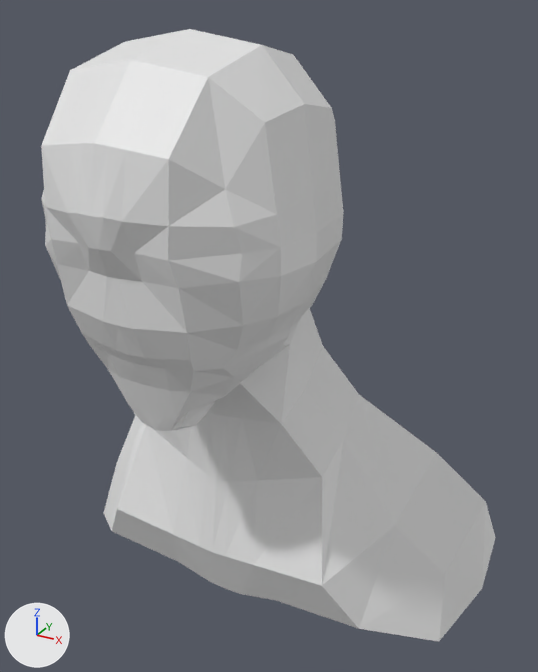
A saved change to the Blender file Human Head/Hayley.blend.
Camera for both pictures: a 50 mm camera at (5.89, -8.59, 3.46) aimed at (0.48, 1.24, -1.46). Lighting does not change. The marker at lower left points along +X, +Y and +Z.

The first picture shows 'Atttempt 2'.
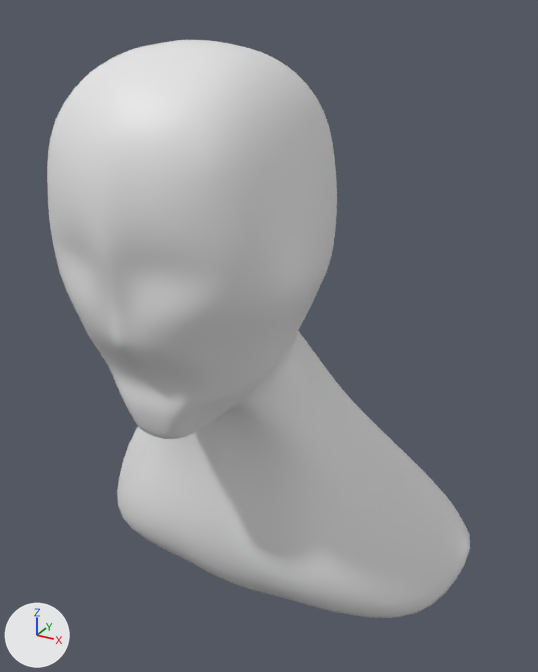
Where the change shows, as pixel boxes [x1, y1, x2, y2] in the pictures (538 x 672 px; the box of a moved part takes in the faces that stretch with it):
'Atttempt 2', reshaped, modifiers changed (7% narrower)
    before: [41, 29, 496, 641]
    after: [47, 40, 470, 618]
part 1 of me_cube, moved or reshaped
    before: [41, 29, 344, 431]
    after: [47, 40, 337, 439]
part 2 of me_cube, shading changed
    before: [104, 346, 496, 641]
    after: [117, 352, 470, 618]

Patch to the scene script:
```diff
--- a/Human Head/Hayley.blend.py
+++ b/Human Head/Hayley.blend.py
@@ me_cube @@
 # used by ob_atttempt_2; location = (0.0, 0.0, 0.82); scale = (2.87, 2.87, 2.87)
-me_cube.from_pydata(...)  # 191 vertices, 172 faces; spans x 0.0..1.45, y -0.75..1.28, z -2.71..0.83
+me_cube.from_pydata(...)  # 191 vertices, 172 faces; spans x 0.0..1.45, y -0.72..1.28, z -2.7..0.82
+# me_cube part 1: 140 of 191 vertices moved; they spanned x 0.0..0.68, y -0.75..0.83, z -1.06..0.83 and now span x 0.0..0.65, y -0.72..0.82, z -1.11..0.82; mean shift (-0.01, 0.0, -0.09); largest move (0.47, 0.29, -0.53) -> (0.42, 0.19, -0.7)
+# me_cube part 2: all faces are now shaded smooth (172 of 172 changed)
@@ ob_atttempt_2 @@
 _m = ob_atttempt_2.modifiers.new('Mirror', 'MIRROR')
 _m.use_clip = True
+_m = ob_atttempt_2.modifiers.new('Subsurf', 'SUBSURF')
+_m.levels = 2
```
